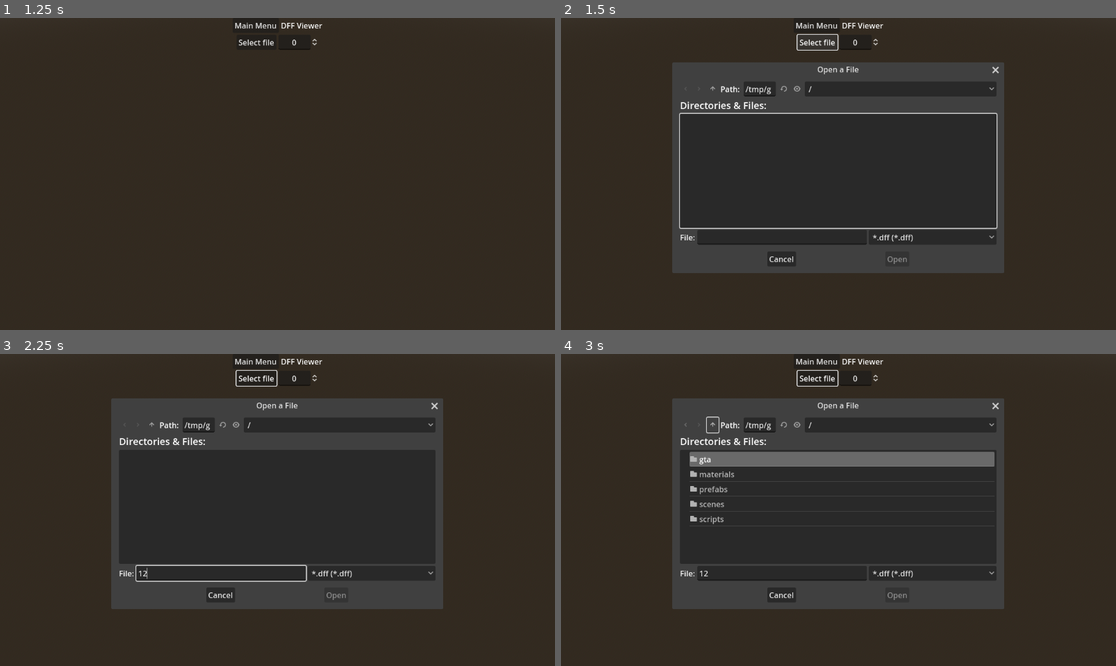
Above: before the commit, frames 1-4 (two rows, left to right).
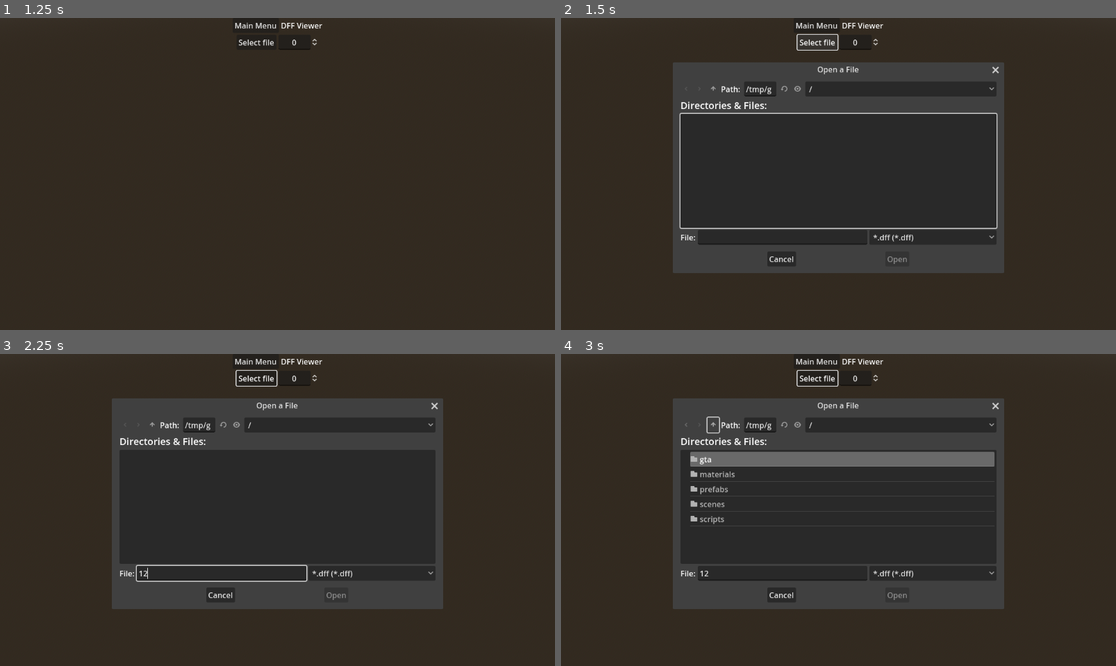
Above: after the commit, the same moments.

Repository: FOSS-Supremacy/OpenLiberty
Game: Godot game, scene res://startup.tscn
Same seed, same stepped clock (60 frames per second), same inputs: the game is played once before the commit and once after it. The engine's default icon, where the game draws it, is replaced by a stand-in: a white triangle on a blue panel in a dark square.
Inputs (mouse positions are in pixels of both pictures, inside the frame that each line leads up to):
- Up to frame 1 (1.25 s): click "DFF Test" at 0.5 s
- Up to frame 2 (1.5 s): click "Select file" at 1.25 s
- Up to frame 3 (2.25 s): click (222, 572) at 2.02 s; type "12" at 2.1 s
- Up to frame 4 (3 s): click (710, 425) at 2.75 s

Frame 1 is identical in both runs. In frame 2, 0.6% of the frame differs, in the area x 20-64%, y 14-82%; in frame 3, 0.5%; in frame 4, 0.7%.

Commit message:
Add trailing comma to main menu script

Diff:
--- a/scenes/main_menu/menu.gd
+++ b/scenes/main_menu/menu.gd
@@ -7,7 +7,7 @@
 const scenes := {
 	"Texture viewer": "res://scenes/txd/txd.tscn",
 	"Flycam test": "res://scenes/flycam/flycam.tscn",
-	"DFF Test": "res://scenes/modeltest/modeltest.tscn"
+	"DFF Test": "res://scenes/modeltest/modeltest.tscn",
 }
 
 
